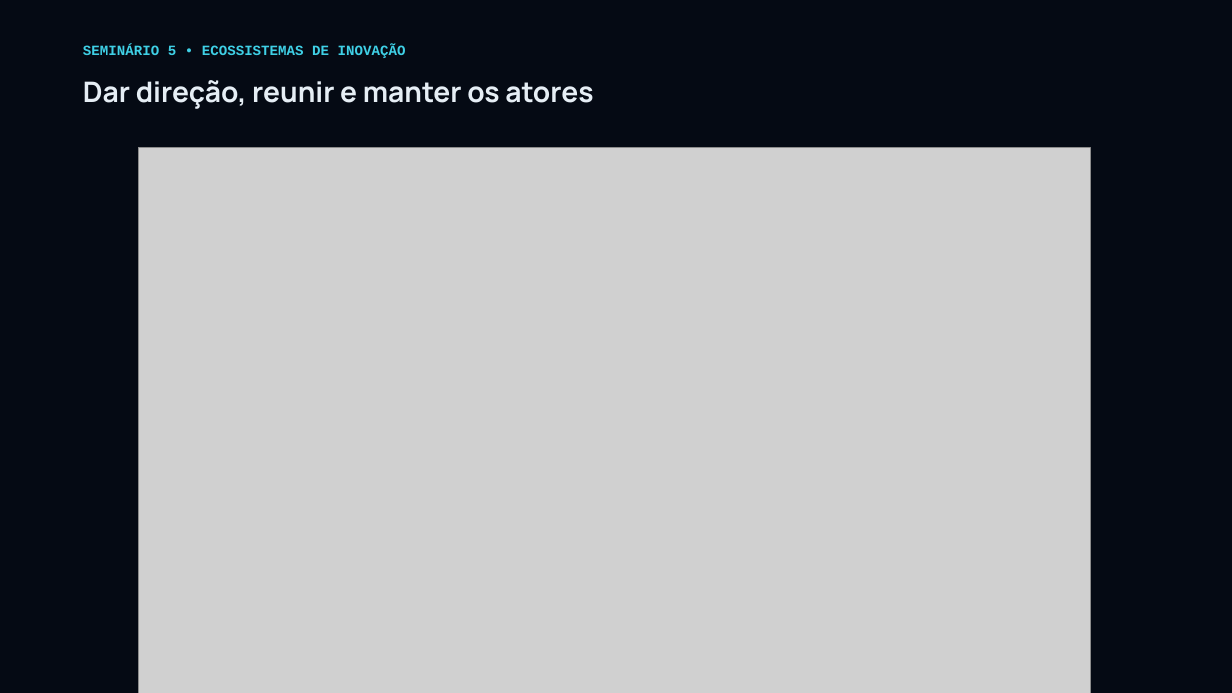
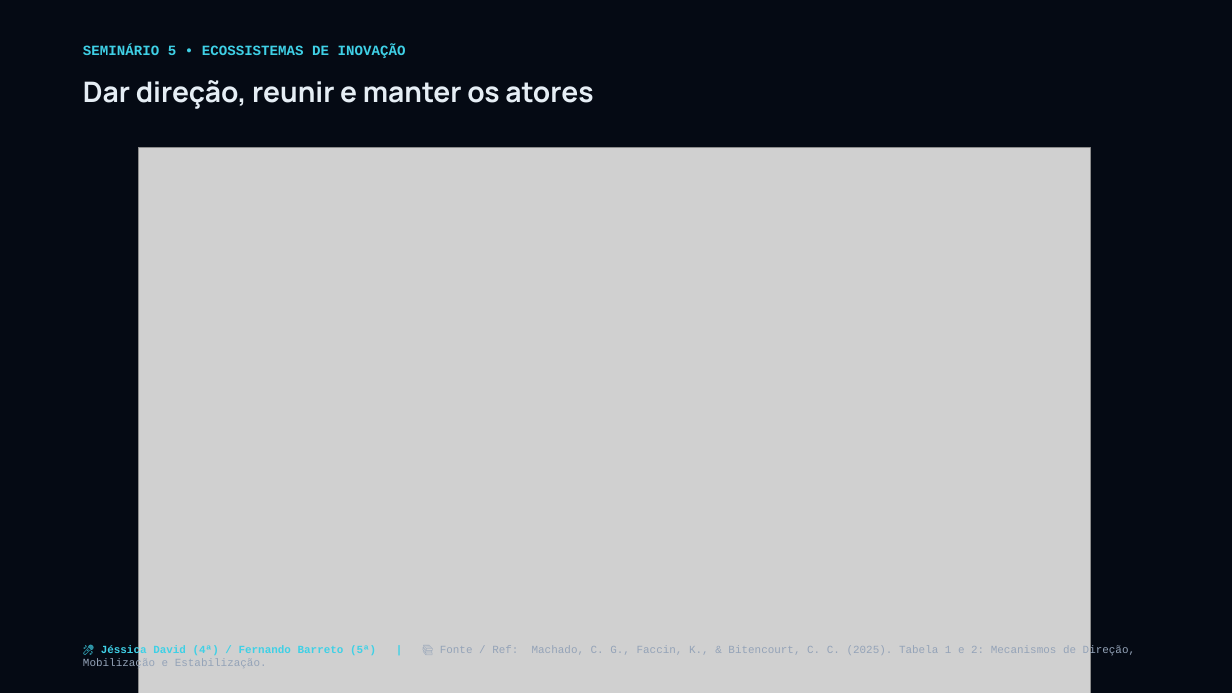
Before and after one commit to josuejofre/seminario-ecossistema-inovacao-pit, a slide deck: slide 15 of Seminario_5_Ecossistemas_Inovacao_Master.pptx. Drawn at 1232x693 pixels with LibreOffice and Linux fonts; fonts in the diff are those of the drawing; grey boxes stand for pictures. Boxes give left, top, right and bottom in pixels: in the first picture for what was removed or moved away, otherwise in the second. Text is boxed around its words. In the diff, an @@ line names an element or a change of style, - is before the commit and + after.

```diff
--- a/Seminario_5_Ecossistemas_Inovacao_Master.pptx
+++ b/Seminario_5_Ecossistemas_Inovacao_Master.pptx
@@ text added at <box>101,645,1135,656</box>, 8.5 pt, text #94A3B8 @@
+🎤 Jéssica David (4ª) / Fernando Barreto (5ª) | 📚 Fonte / Ref: Machado, C. G., Faccin, K., & Bitencourt, C. C. (2025). Tabela 1 e 2: Mecanismos de Direção, Mobilização e Estabilização.
```
Also in this commit, not shown: 42 other slides changed, 1 slide removed, 4 other files.
